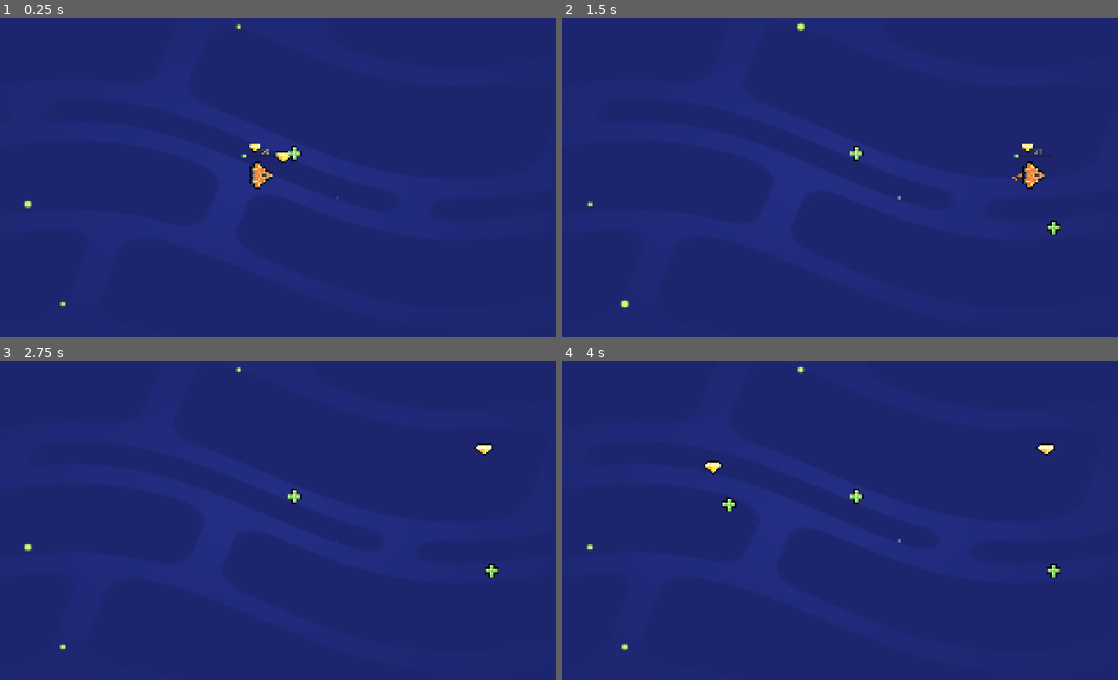
Above: before the commit, frames 1-4 (two rows, left to right).
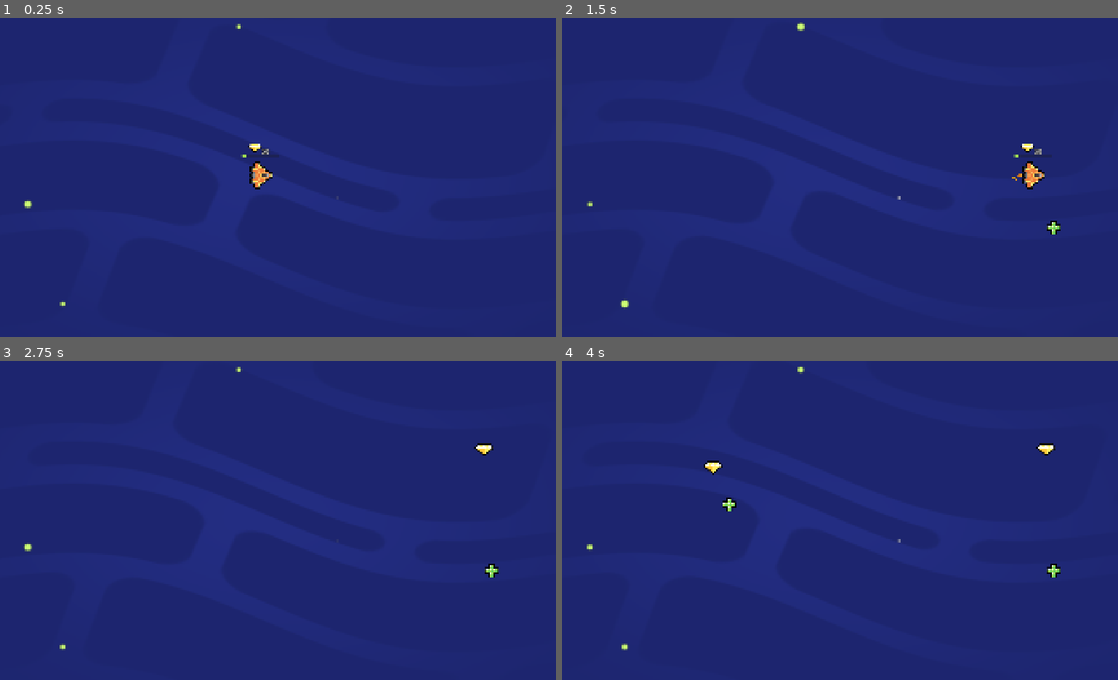
Above: after the commit, the same moments.

Repository: eliasc415/Mo5-loot-it-All
Game: Godot game, scene res://lessons/space_level.tscn
The game is run twice, just before and just after one commit, with the same random seed, the same clock (stepped at 60 frames per second) and the same inputs.
Inputs (mouse positions are in pixels of both pictures, inside the frame that each line leads up to):
- Up to frame 1 (0.25 s): no input
- Up to frame 2 (1.5 s): tap Enter at 0.5 s; move the mouse to (956, 158) at 0.52 s; hold D (move_right) 0.53-1.25 s; tap Z at 0.6 s; click (956, 158) at 0.67 s; tap Space at 0.77 s; drag from (712, 190) to (973, 174) at 1.27 s
- Up to frame 3 (2.75 s): move the mouse to (322, 443) at 2.02 s; hold D (move_right) from 2.03 s (still down); tap Z at 2.1 s
- Up to frame 4 (4 s): release D (move_right) at 2.75 s; tap Space at 2.75, 3.77 s; drag from (795, 581) to (1045, 450) at 2.77 s; tap Enter at 3.5 s; move the mouse to (1001, 565) at 3.52 s; hold A (move_left) from 3.53 s (still down); tap Z at 3.6 s

The runs differ from the first frame. In frame 1, 0.1% of the frame differs, in the area x 49-55%, y 40-46%; in frame 2, less than 0.1%; in frame 3, less than 0.1%; in frame 4, less than 0.1%.

Commit message:
audiostreamplayer

Diff:
--- a/lessons/space_level.tscn
+++ b/lessons/space_level.tscn
@@ -1,15 +1,10 @@
-[gd_scene load_steps=6 format=3 uid="uid://btkjymc78ap8d"]
+[gd_scene load_steps=4 format=3 uid="uid://btkjymc78ap8d"]
 
-[ext_resource type="PackedScene" uid="uid://4clsvdvuyocx" path="res://lessons/gem.tscn" id="1_dru4e"]
 [ext_resource type="PackedScene" uid="uid://dmv50krf4bo5r" path="res://lessons/ship.tscn" id="2_2j1u5"]
 [ext_resource type="PackedScene" uid="uid://bxfevggvxo634" path="res://assets/background/space_background.tscn" id="3_e6xy1"]
 [ext_resource type="PackedScene" uid="uid://0uu76vxlq51l" path="res://lessons/random_item_placer.tscn" id="3_etm7e"]
-[ext_resource type="PackedScene" uid="uid://bi7ymil2hqiqe" path="res://lessons/healthpack.tscn" id="5_kd2gs"]
 
 [node name="Level" type="Node2D"]
-
-[node name="Gem" parent="." instance=ExtResource("1_dru4e")]
-collision_layer = 2
 
 [node name="Ship" parent="." instance=ExtResource("2_2j1u5")]
 position = Vector2(946, 546)
@@ -19,6 +14,4 @@
 
 [node name="RandomItemPlacer" parent="." instance=ExtResource("3_etm7e")]
 
-[node name="Healthpack" parent="." instance=ExtResource("5_kd2gs")]
-position = Vector2(1056, 474)
-collision_layer = 2
+[node name="AudioStreamPlayer" type="AudioStreamPlayer" parent="."]
